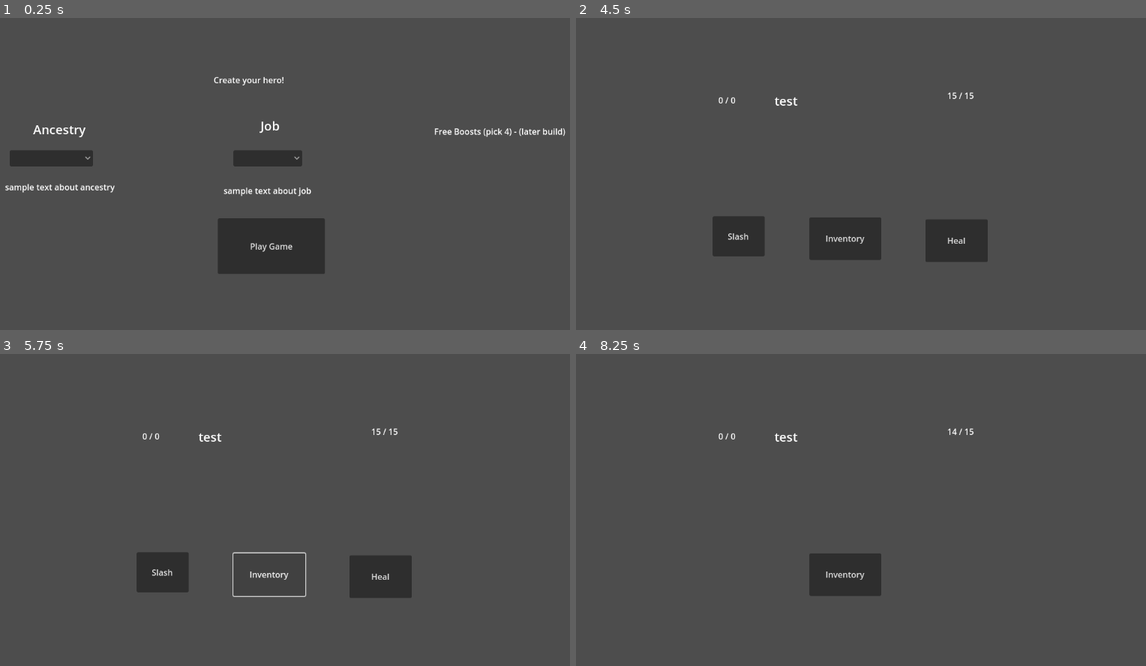
Above: before the commit, frames 1-4 (two rows, left to right).
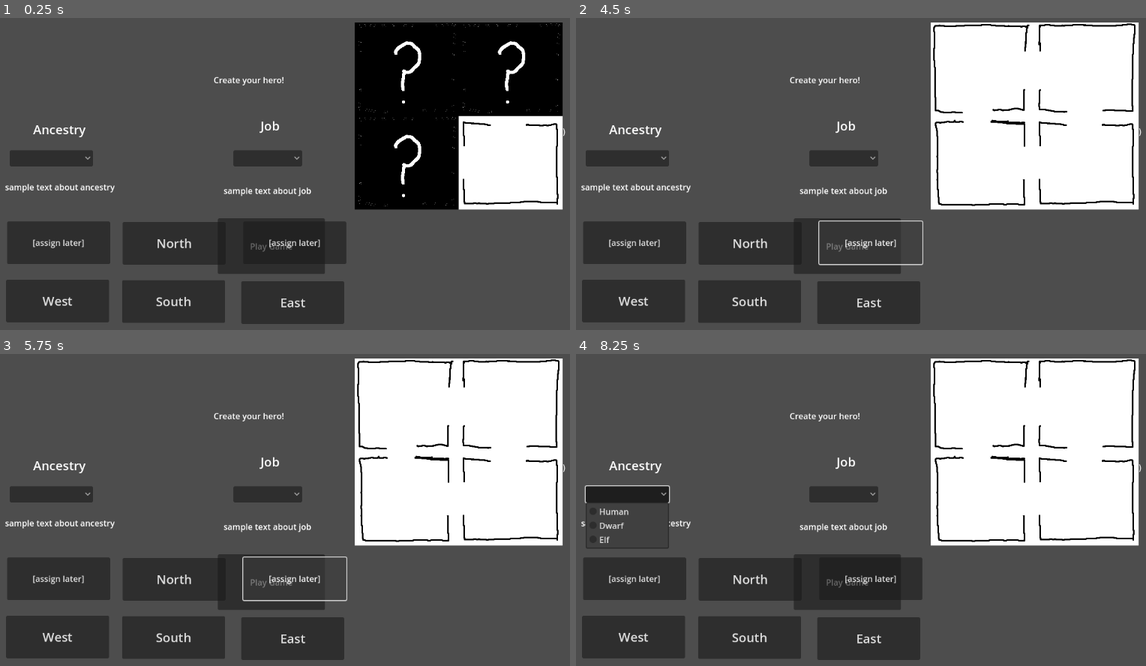
Above: after the commit, the same moments.

Repository: CawsualCrow/Capstone
Game: Godot game, scene res://Scenes/main.tscn
Two runs of this game, one before a commit and one after it. Both use one fixed random seed, a clock stepped at 60 frames per second and the inputs below.
Inputs (mouse positions are in pixels of both pictures, inside the frame that each line leads up to):
- Up to frame 1 (0.25 s): no input
- Up to frame 2 (4.5 s): click (752, 242) at 0.5 s, where only the run after the commit has a clickable "North"; click (633, 301) at 1.25 s, where only the run after the commit has a clickable "West"; click (747, 301) at 2 s, where only the run after the commit has a clickable "South"; click (866, 301) at 2.75 s, where only the run after the commit has a clickable "East"; click (633, 242) at 3.5 s, where only the run after the commit has a clickable "[assign later]"; click (872, 242) at 4.25 s, where only the run after the commit has a clickable "[assign later]"
- Up to frame 3 (5.75 s): click (267, 575) at 5 s, where only the run before the commit has a clickable "Inventory"
- Up to frame 4 (8.25 s): click (849, 581) at 5.75 s, where only the run after the commit has a clickable "Play Game"; click (849, 581) at 6.5 s, where only the run after the commit has a clickable "Play Game"; click (741, 572) at 7.25 s, where only the run before the commit has a clickable "Slash"; click (627, 494) at 8.02 s

The runs differ from the first frame. In frame 1, 34% of the frame differs, in the area x 1-99%, y 1-99%; in frame 2, 38%; in frame 3, 38%; in frame 4, 38%, in the area x 0-100%, y 1-99%.

Commit message:
implement map movement
basic map functionality now working

Diff:
--- a/samplecombatloop - Copy/Scenes/main.tscn
+++ b/samplecombatloop - Copy/Scenes/main.tscn
@@ -15,6 +15,9 @@
 [ext_resource type="Resource" uid="uid://cj516o8idnckb" path="res://Weapons/wand.tres" id="9_h1bgf"]
 [ext_resource type="Script" uid="uid://dhd4k0rt4h01b" path="res://Scripts/random_event.gd" id="9_ynf5e"]
 [ext_resource type="Resource" uid="uid://bbrqvm358vk6x" path="res://Weapons/fist.tres" id="10_6iyac"]
+[ext_resource type="Script" uid="uid://c5krxgxnqu5ie" path="res://Scenes/map.gd" id="16_b3802"]
+[ext_resource type="Texture2D" uid="uid://covhv3435ryod" path="res://Textures/Maps/2x2 Map.png" id="16_k12tt"]
+[ext_resource type="Texture2D" uid="uid://d18dqedta6xcs" path="res://Textures/Maps/Unexplored room.png" id="17_h1bgf"]
 
 [node name="Main" type="Node" node_paths=PackedStringArray("player_character", "ai_character")]
 script = ExtResource("1_bo1nx")
@@ -164,6 +167,7 @@
 text = "Play Game"
 
 [node name="Level_Up_Screen" type="CanvasLayer" parent="."]
+visible = false
 
 [node name="LevelUpTitle" type="Label" parent="Level_Up_Screen"]
 offset_left = 427.0
@@ -319,7 +323,8 @@
 
 You have fallen in the dungeon.
 Try again?"
-visible_ratio = -0.00487805
+visible_characters = 0
+visible_ratio = 0.0
 
 [node name="Start_Over" type="Button" parent="Game_Over"]
 offset_left = 288.0
@@ -358,6 +363,101 @@
 size_flags_vertical = 8
 theme_override_font_sizes/font_size = 24
 text = "Continue"
+
+[node name="Navigation" type="CanvasLayer" parent="."]
+
+[node name="North" type="Button" parent="Navigation"]
+offset_left = 266.0
+offset_top = 420.0
+offset_right = 464.0
+offset_bottom = 502.0
+theme_override_font_sizes/font_size = 24
+text = "North"
+
+[node name="West" type="Button" parent="Navigation"]
+offset_left = 42.0
+offset_top = 531.0
+offset_right = 240.0
+offset_bottom = 613.0
+theme_override_font_sizes/font_size = 24
+text = "West"
+
+[node name="South" type="Button" parent="Navigation"]
+offset_left = 265.0
+offset_top = 532.0
+offset_right = 463.0
+offset_bottom = 614.0
+theme_override_font_sizes/font_size = 24
+text = "South"
+
+[node name="East" type="Button" parent="Navigation"]
+offset_left = 494.0
+offset_top = 534.0
+offset_right = 692.0
+offset_bottom = 616.0
+theme_override_font_sizes/font_size = 24
+text = "East"
+
+[node name="Button5" type="Button" parent="Navigation"]
+offset_left = 44.0
+offset_top = 419.0
+offset_right = 242.0
+offset_bottom = 501.0
+text = "[assign later]"
+
+[node name="Button6" type="Button" parent="Navigation"]
+offset_left = 498.0
+offset_top = 419.0
+offset_right = 696.0
+offset_bottom = 501.0
+text = "[assign later]"
+
+[node name="Output" type="Label" parent="Navigation"]
+offset_left = 45.0
+offset_top = 32.0
+offset_right = 694.0
+offset_bottom = 396.0
+
+[node name="PlayerInfo" type="Label" parent="Navigation"]
+offset_left = 721.0
+offset_top = 419.0
+offset_right = 1108.0
+offset_bottom = 618.0
+
+[node name="Map" type="CanvasLayer" parent="."]
+script = ExtResource("16_b3802")
+
+[node name="2x2Map" type="TextureRect" parent="Map"]
+offset_left = 712.0
+offset_top = 36.0
+offset_right = 1112.0
+offset_bottom = 396.0
+texture = ExtResource("16_k12tt")
+
+[node name="Mask" type="TextureRect" parent="Map/2x2Map"]
+layout_mode = 0
+offset_right = 200.0
+offset_bottom = 180.0
+texture = ExtResource("17_h1bgf")
+
+[node name="Mask2" type="TextureRect" parent="Map/2x2Map"]
+offset_top = 180.0
+offset_right = 200.0
+offset_bottom = 360.0
+texture = ExtResource("17_h1bgf")
+
+[node name="Mask3" type="TextureRect" parent="Map/2x2Map"]
+offset_left = 200.0
+offset_right = 400.0
+offset_bottom = 180.0
+texture = ExtResource("17_h1bgf")
+
+[node name="Mask4" type="TextureRect" parent="Map/2x2Map"]
+offset_left = 200.0
+offset_top = 180.0
+offset_right = 400.0
+offset_bottom = 360.0
+texture = ExtResource("17_h1bgf")
 
 [connection signal="health_change" from="Player_Character" to="." method="_on_player_character_health_change"]
 [connection signal="health_depleted" from="Player_Character" to="." method="_on_player_character_health_depleted"]
@@ -376,3 +476,7 @@
 [connection signal="item_selected" from="Inventory/Weapon_Selector" to="." method="_on_weapon_selector_item_selected"]
 [connection signal="pressed" from="Inventory/Equip_Weapon" to="." method="_on_equip_weapon_pressed"]
 [connection signal="pressed" from="Event_HUD/Continue__To_Combat" to="." method="_on_continue__to_combat_pressed"]
+[connection signal="pressed" from="Navigation/North" to="." method="_on_north_pressed"]
+[connection signal="pressed" from="Navigation/West" to="." method="_on_west_pressed"]
+[connection signal="pressed" from="Navigation/South" to="." method="_on_south_pressed"]
+[connection signal="pressed" from="Navigation/East" to="." method="_on_east_pressed"]
--- /dev/null
+++ b/samplecombatloop - Copy/Scenes/map.gd
@@ -0,0 +1,58 @@
+extends CanvasLayer
+
+## map
+@export var map_masks : Array[Array]
+@export var row1 : Array[TextureRect]
+@export var row2 : Array[TextureRect]
+@export var get_current : TextureRect
+@export var cur_row : int
+@export var cur_col : int
+
+var visited_room : Array[Array]
+var vis_row1 : Array[int]
+var vis_row2 : Array[int]
+
+
+# Called when the node enters the scene tree for the first time.
+func _ready() -> void:
+	row1.append($"2x2Map/Mask")
+	row1.append($"2x2Map/Mask2")
+	row2.append($"2x2Map/Mask3")
+	row2.append($"2x2Map/Mask4")
+	map_masks.append(row1)
+	map_masks.append(row2)
+	map_masks[0][0].show()
+	map_masks[1][0].show()
+	map_masks[0][1].show()
+	map_masks[1][1].hide()
+
+	vis_row1.append(0)
+	vis_row1.append(0)
+	vis_row2.append(0)
+	vis_row2.append(1)
+
+	visited_room.append(vis_row1)
+	visited_room.append(vis_row2)
+
+
+	cur_col = 1
+	cur_row = 1
+
+
+# Called every frame. 'delta' is the elapsed time since the previous frame.
+func _process(delta: float) -> void:
+	pass
+
+func _move(x, y):
+	if(cur_row + x >= map_masks[0].size() or cur_row + x < 0):
+		return -1
+	elif(cur_col + y >= map_masks.size() or cur_col + y < 0):
+		return -1
+	else:
+		cur_col += y
+		cur_row += x
+		get_current = map_masks[cur_row][cur_col]
+		var visited = visited_room[cur_row][cur_col]
+		get_current.hide()
+		visited_room[cur_row][cur_col] = 1
+		return visited
--- a/samplecombatloop - Copy/Scripts/game_manager.gd
+++ b/samplecombatloop - Copy/Scripts/game_manager.gd
@@ -187,3 +187,43 @@
 func _on_inventory_button_pressed() -> void:
 	$Level_Up_Screen.hide()
 	$Inventory.show()
+
+
+func _on_north_pressed() -> void:
+	var outcome = $Map._move(0,-1)
+	if(outcome == -1):
+		print("Cannot move")
+	if(outcome == 0):
+		print("Event Triggered (new room)")
+	if(outcome == 1):
+		print("Room already visited (no event)")
+
+
+func _on_west_pressed() -> void:
+	var outcome = $Map._move(-1,0)
+	if(outcome == -1):
+		print("Cannot move")
+	if(outcome == 0):
+		print("Event Triggered (new room)")
+	if(outcome == 1):
+		print("Room already visited (no event)")
+
+
+func _on_south_pressed() -> void:
+	var outcome = $Map._move(0,1)
+	if(outcome == -1):
+		print("Cannot move")
+	if(outcome == 0):
+		print("Event Triggered (new room)")
+	if(outcome == 1):
+		print("Room already visited (no event)")
+
+
+func _on_east_pressed() -> void:
+	var outcome = $Map._move(1,0)
+	if(outcome == -1):
+		print("Cannot move")
+	if(outcome == 0):
+		print("Event Triggered (new room)")
+	if(outcome == 1):
+		print("Room already visited (no event)")
Not shown: 1 places in samplecombatloop - Copy/Scenes/main.tscn that only renumber resources
Not shown, added: samplecombatloop - Copy/Scenes/map.gd.uid
Binary file added: samplecombatloop - Copy/Textures/Maps/2x2 Map.png
Not shown, added: samplecombatloop - Copy/Textures/Maps/2x2 Map.png.import
Binary file added: samplecombatloop - Copy/Textures/Maps/Unexplored room.png
Not shown, added: samplecombatloop - Copy/Textures/Maps/Unexplored room.png.import
